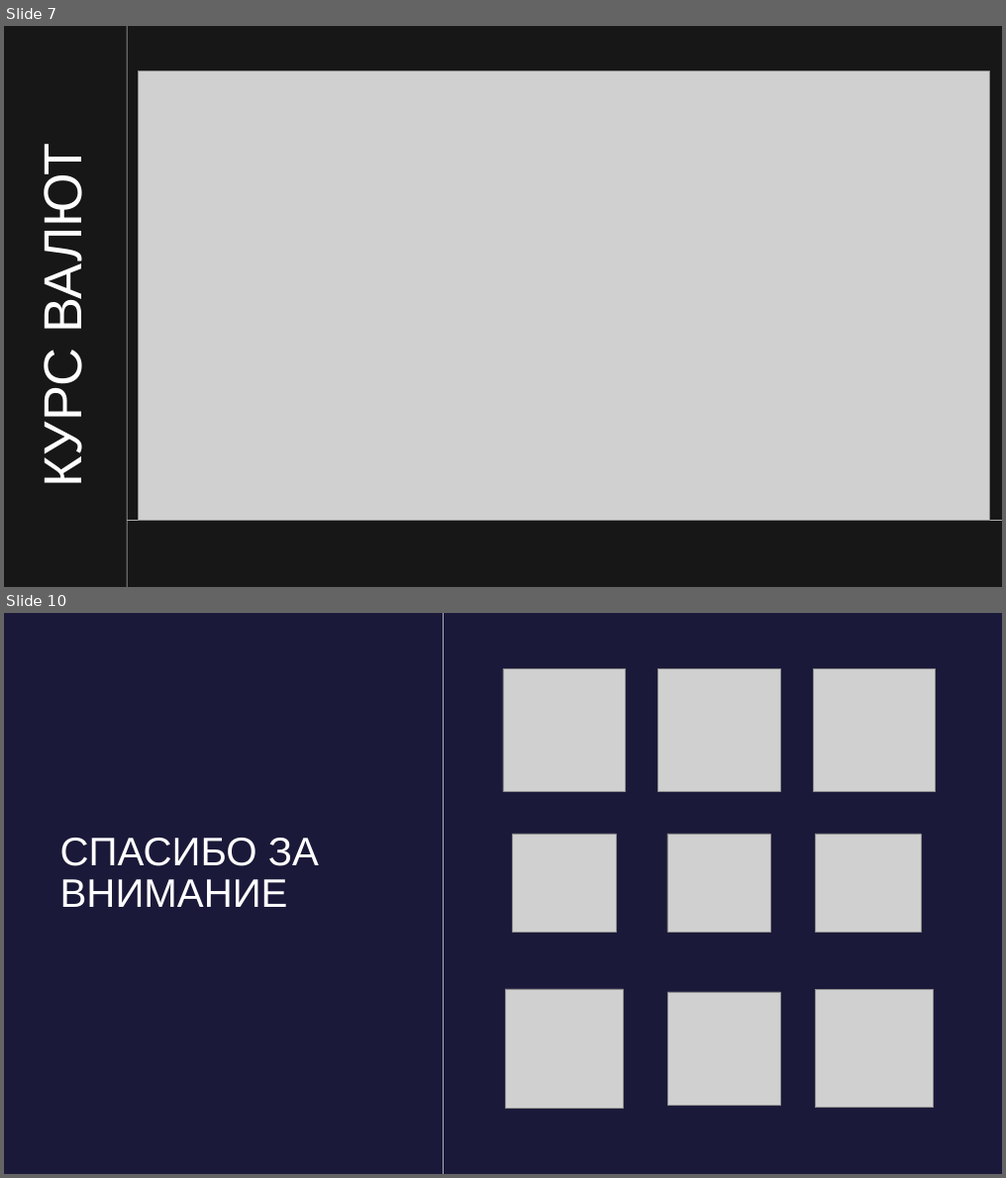
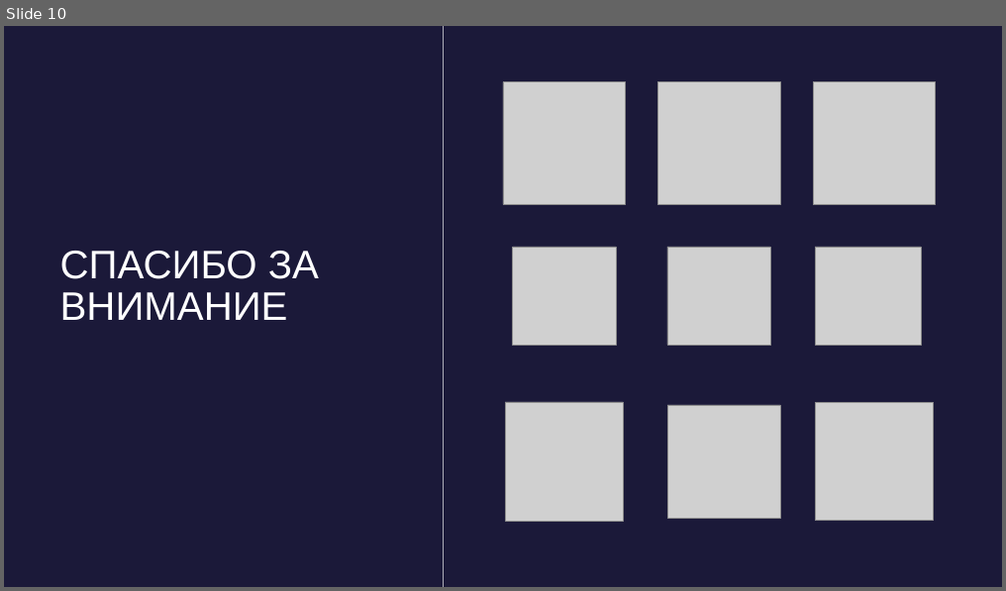
Before and after one commit to blxxdclxud/FirstProject_PyQt, a slide deck: Финансовый органайзер.pptx. Shown one above the other, each under a label of ours: slides 7 and 10 before the commit, slide 10 after it; the slides between them are not shown. The pictures are 1006x1178 and 1006x591 pixels, drawn with LibreOffice and Linux fonts; fonts in the diff are those of the drawing; grey boxes stand for pictures; background and template pictures are left out. Boxes give left, top, right and bottom in pixels: in the first picture for what was removed or moved away, otherwise in the second. Text is boxed around its words. In the diff, an @@ line names an element or a change of style, - is before the commit and + after.

```diff
--- a/Финансовый органайзер.pptx
+++ b/Финансовый органайзер.pptx
@@ slide 7 removed at [4,26,1002,587], background #171717 @@
@@ rectangle removed at [127,26,127,587] @@
@@ picture removed at [138,72,989,521] @@
@@ text removed at [34,163,93,483] @@
-КУРС ВАЛЮТ
@@ rectangle removed at [127,520,1002,521] @@
```
Also in this commit, not shown: 6 slides changed, 3 slides added, 2 other slides removed, 4 other files.
